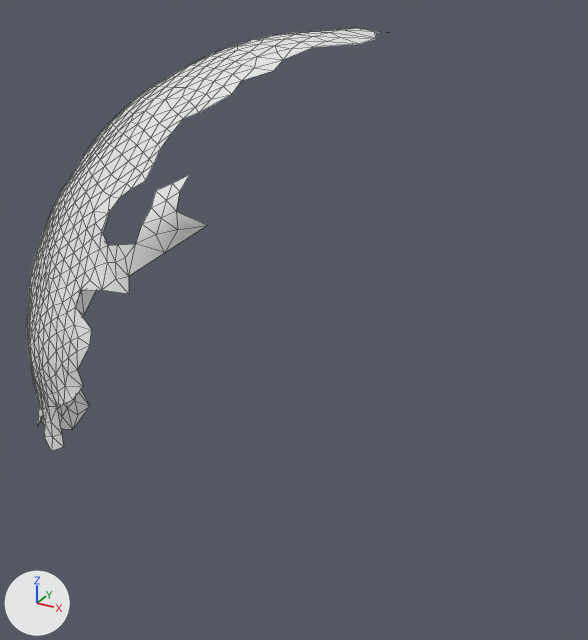
Two versions of the OBJ model res/final/onecam_fullvolume/07/cleanedup/FullVolium.000256.obj, one commit apart.
Camera for both pictures: a camera (50 mm lens) standing at (516.8, -460.3, 261.1) and looking at (424.3, -292.1, 177.0). The lights are fixed; the arrows at lower left show +X, +Y and +Z. Mesh edges are drawn as thin lines. Where no turn or scale is listed for an object, it has been applied to the vertices.

Objects in the first picture: 'FullVolium.000256'.
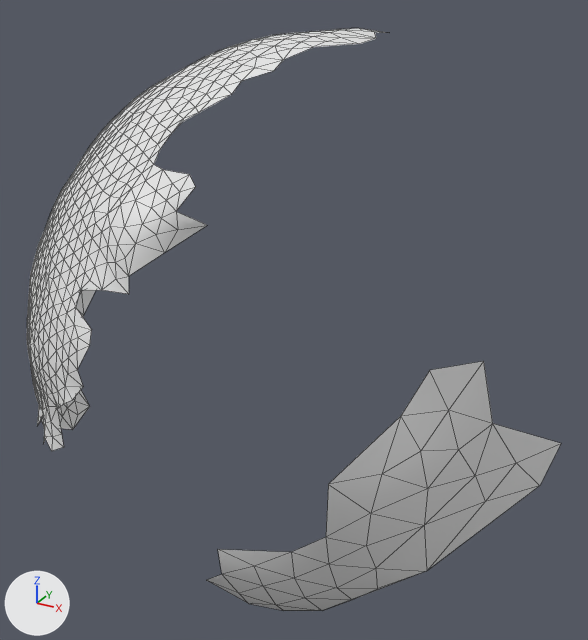
Where the change shows, as pixel boxes (x1, y1, x2, y2) in the pictures (588 x 640 px):
```json
{"object": "FullVolium.000256", "change": "reshaped", "before": [27, 28, 386, 451], "after": [27, 28, 561, 611], "on screen": "49% wider, 38% taller"}
{"part": 1, "of": "me_fullvolium_000256", "change": "added", "after": [207, 361, 561, 611]}
{"part": 2, "of": "me_fullvolium_000256", "change": "added", "after": [102, 113, 198, 245]}
```

Edits to the scene script, one JSON object a line:
```json
{"block": "me_fullvolium_000256", "where": "# used by ob_fullvolium_000256; location = (0.0, 0.0, 0.0)"}
{"op": "remove", "block": "me_fullvolium_000256", "code": "me_fullvolium_000256.from_pydata(...)  # 548 vertices, 1020 faces; spans x 344.3..436.2, y -347.7..-244.5, z 135.0..245.8"}
{"op": "add", "block": "me_fullvolium_000256", "code": "me_fullvolium_000256.from_pydata(...)  # 593 vertices, 1104 faces; spans x 344.8..494.3, y -347.7..-250.2, z 103.3..245.8"}
{"block": "me_fullvolium_000256", "change": "me_fullvolium_000256 part 1: a new loose piece of 39 vertices spanning x 427.5..494.3, y -346.5..-298.1, z 103.3..191.2"}
{"block": "me_fullvolium_000256", "change": "me_fullvolium_000256 part 2"}
{"block": "me_fullvolium_000256", "change": "7 vertices are added at x 406.2..424.2, y -338.3..-322.3, z 211.5..230.9"}
{"block": "me_fullvolium_000256", "change": "25 new faces join them"}
```
